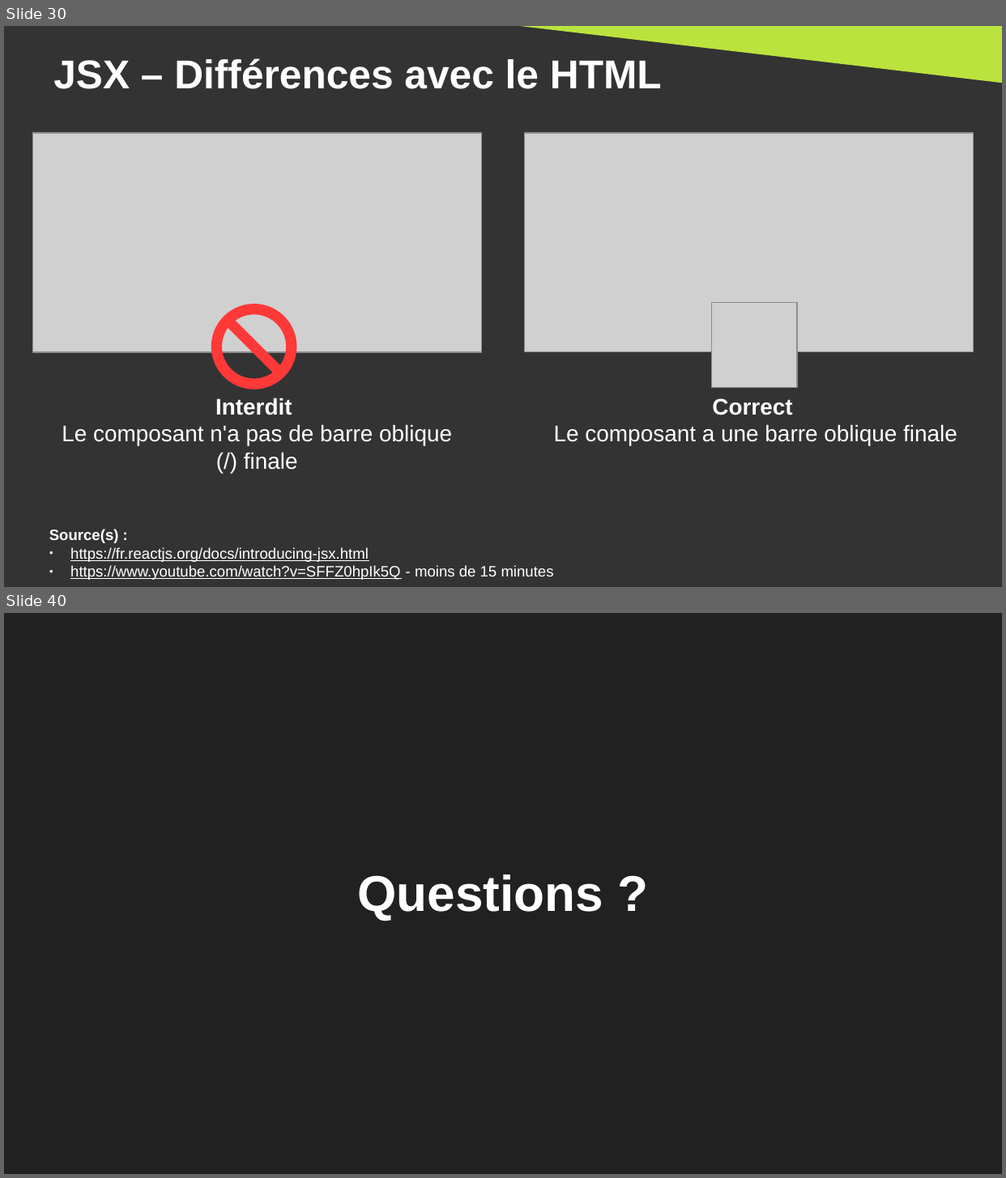
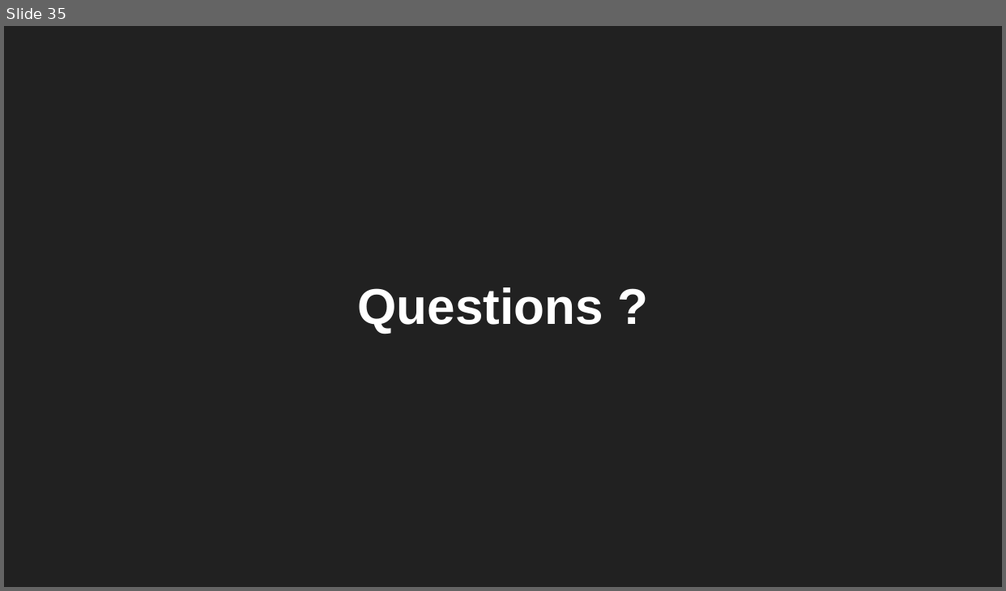
Before and after one commit to DanYellow/cours, a slide deck: developpement-front-s5/travaux-pratiques/numero-1/presentation.odp. Shown one above the other, each under a label of ours: slides 30 and 40 before the commit, slide 35 after it; the slides between them are not shown. The pictures are 1006x1178 and 1006x591 pixels, drawn with LibreOffice and Linux fonts; fonts in the diff are those of the drawing; grey boxes stand for pictures. Boxes give left, top, right and bottom in pixels: in the first picture for what was removed or moved away, otherwise in the second. Text is boxed around its words. In the diff, an @@ line names an element or a change of style, - is before the commit and + after.

```diff
--- a/developpement-front-s5/travaux-pratiques/numero-1/presentation.odp
+++ b/developpement-front-s5/travaux-pratiques/numero-1/presentation.odp
@@ slide 30 removed at [4, 26, 1002, 587], background #333333 @@
@@ right triangle removed at [486, 26, 1002, 83] @@
@@ title removed at [53, 58, 662, 89] @@
-JSX – Différences avec le HTML
@@ picture removed at [32, 133, 481, 353] @@
@@ picture removed at [525, 133, 974, 353] @@
@@ no-entry sign removed at [211, 304, 296, 389] @@
@@ picture removed at [712, 303, 797, 388] @@
@@ text removed at [62, 398, 452, 470] @@
-Interdit
-Le composant n'a pas de barre oblique (/) finale
@@ text removed at [554, 399, 957, 446] @@
-Correct
-Le composant a une barre oblique finale
@@ text removed at [49, 529, 554, 580] @@
-Source(s) :
-● https://fr.reactjs.org/docs/introducing-jsx.html
-● https://www.youtube.com/watch?v=SFFZ0hpIk5Q - moins de 15 minutes
@@ what was slide 40 is now slide 35 @@
```
Also in this commit, not shown: 6 slides changed, 8 slides added, 12 other slides removed, 9 other files.
